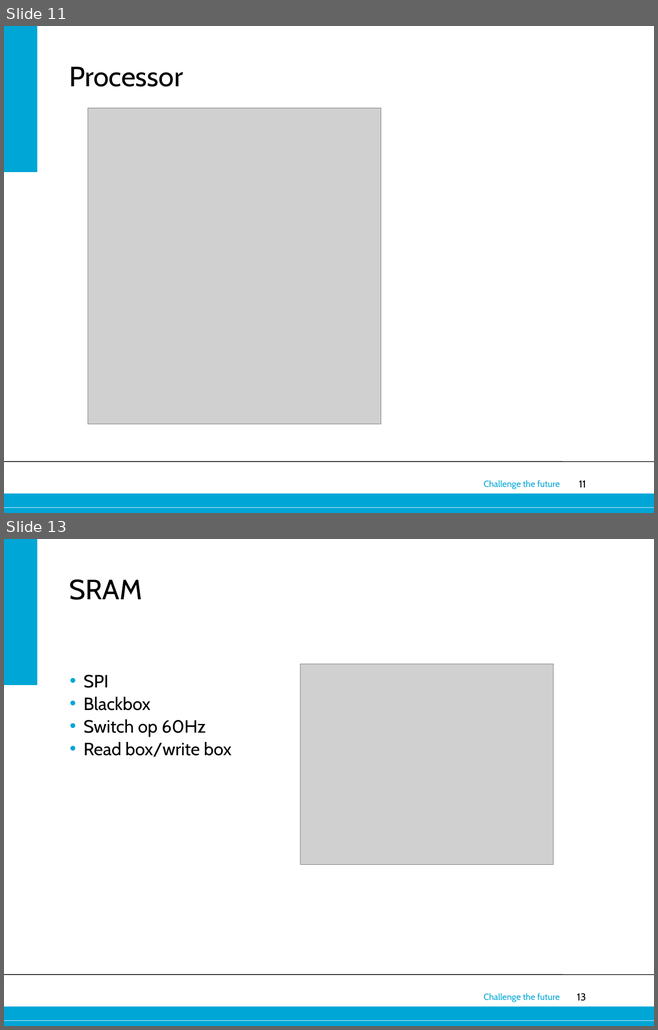
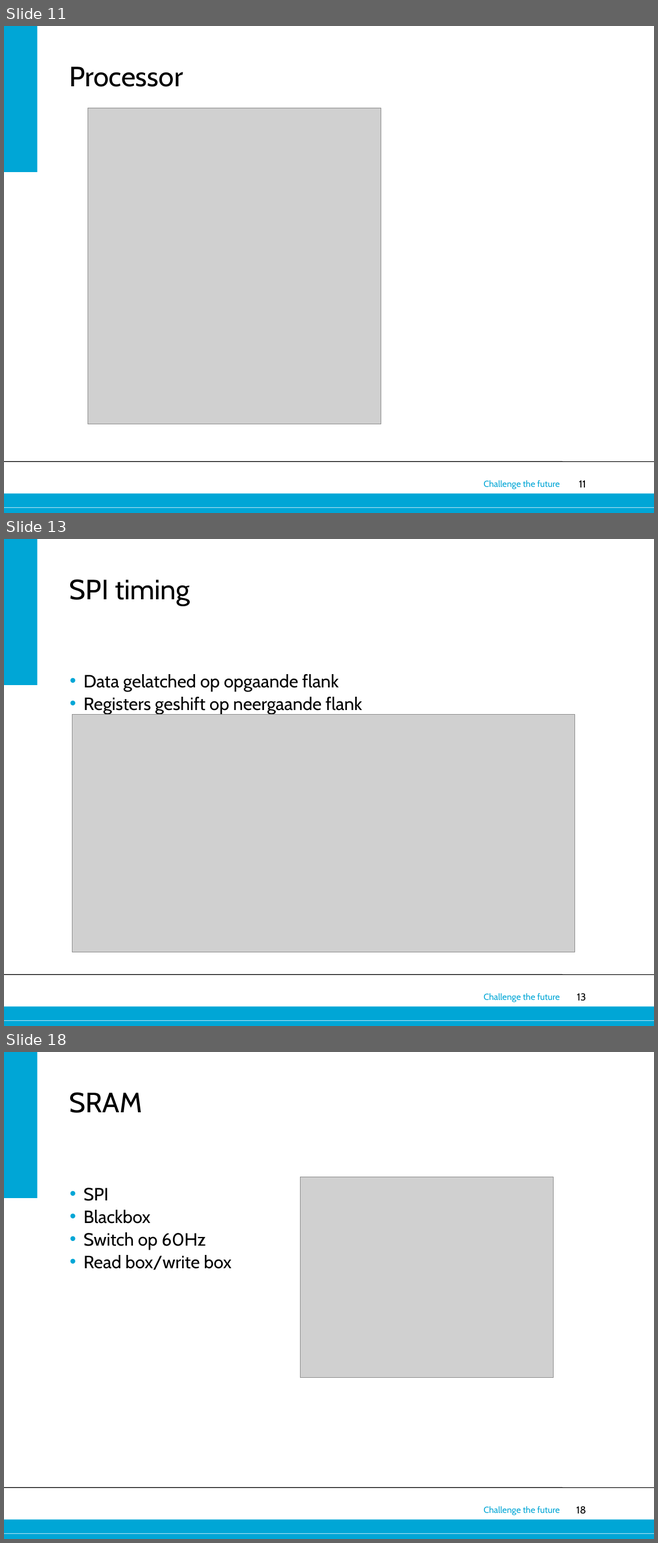
Before and after one commit to 0v3rf10w/epo3a5, a slide deck: Eindpresentatie.pptx. Shown one above the other, each under a label of ours: slides 11 and 13 before the commit, slides 11, 13 and 18 after it; the slides between them are not shown. The pictures are 658x1030 and 658x1543 pixels, drawn with LibreOffice and Linux fonts; fonts in the diff are those of the drawing; grey boxes stand for pictures; background and template pictures are left out. Boxes give left, top, right and bottom in pixels: in the first picture for what was removed or moved away, otherwise in the second. Text is boxed around its words. In the diff, an @@ line names an element or a change of style, - is before the commit and + after.

```diff
--- a/Eindpresentatie.pptx
+++ b/Eindpresentatie.pptx
@@ slide 13 added at (4, 539, 654, 1026), background #FFFFFF; not listed: 6 template elements that a slide beside it also shows @@
@@ title added at (69, 579, 190, 606), 44 pt, text #000000 @@
+SPI timing
@@ text added at (83, 674, 362, 714), 28 pt, text #000000 @@
+• Data gelatched op opgaande flank
+• Registers geshift op neergaande flank
@@ picture added at (72, 714, 575, 952) @@
@@ what was slide 13 is now slide 18 @@
@@ page number at (576, 1506, 586, 1514): text changed @@
-13
+18
```
Also in this commit, not shown: 1 slide changed, 4 other slides added, 8 other files.
